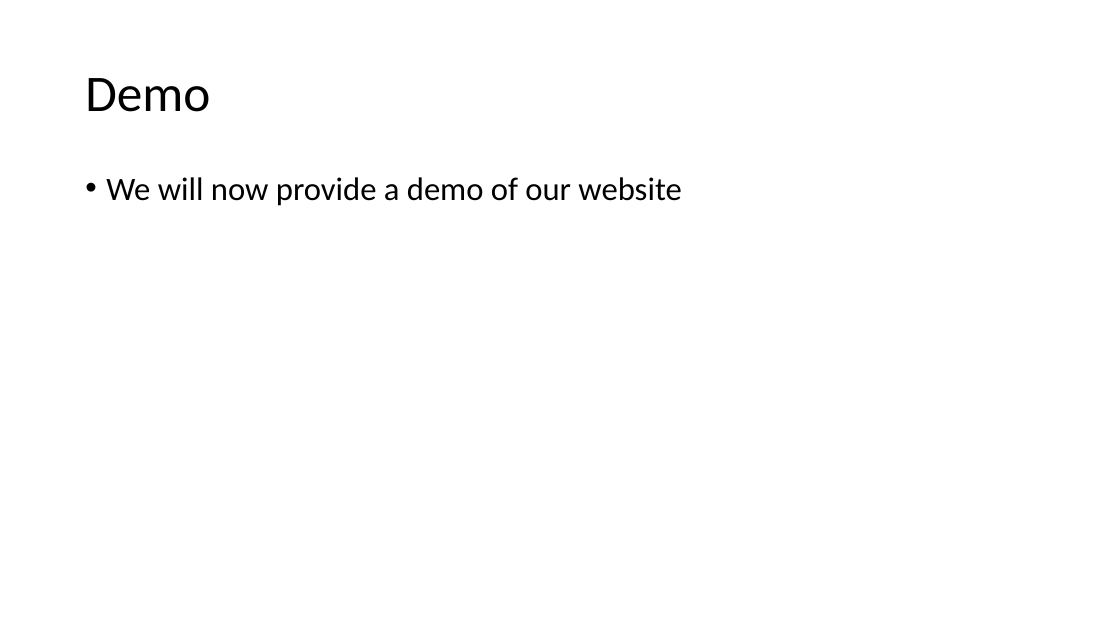
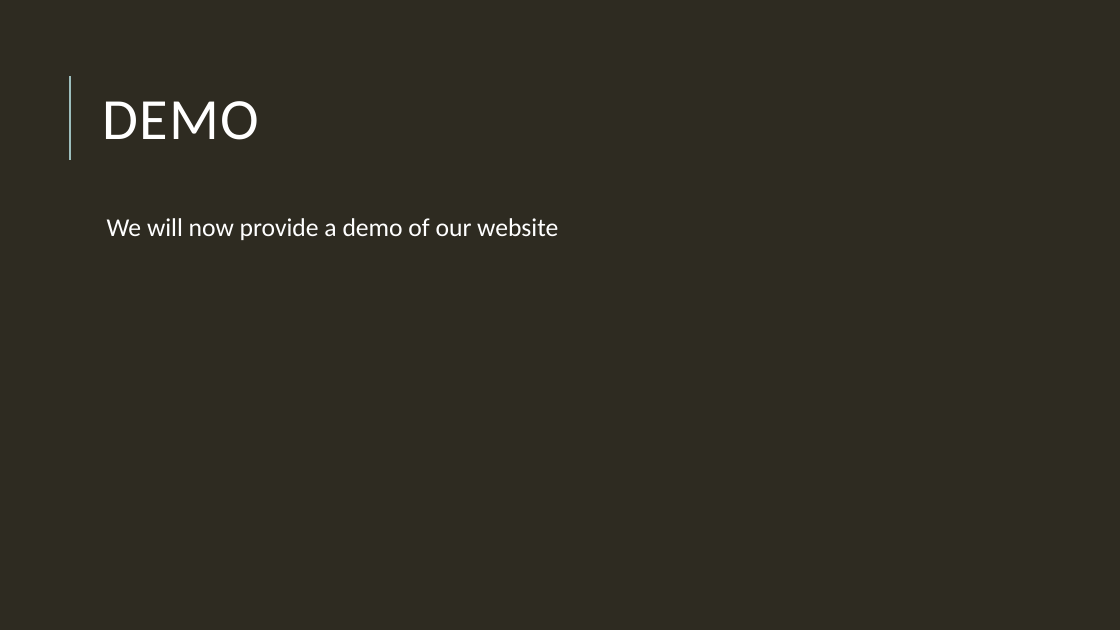
Before and after one commit to HamzaB93/UWL_Level5_Team_Project, a slide deck: slide 9 of Group_Docs/Team_Presentation_Group2.pptx (slide 10 before the commit). Drawn at 1120x630 pixels with LibreOffice and Linux fonts; fonts in the diff are those of the drawing. Boxes give left, top, right and bottom in pixels: in the first picture for what was removed or moved away, otherwise in the second. Text is boxed around its words. In the diff, an @@ line names an element or a change of style, - is before the commit and + after.

```diff
--- a/Group_Docs/Team_Presentation_Group2.pptx
+++ b/Group_Docs/Team_Presentation_Group2.pptx
@@ background #FFFFFF to #2E2B21 @@
@@ line added from (70, 160) to (70, 76), #9CBEBD 1.5 pt @@
@@ title at (102,101,258,140): text changed; size 44 to 50 pt; text colour #000000 to #FFFFFF @@
-Demo
+DEMO
@@ text "We will now provide a ...": place and size @@
-text "We will now provide a ..." at (106,177,681,206)
+text "We will now provide a ..." at (107,218,558,240)
@@ text "We will now provide a ..." at (107,218,558,240): size 28 to 22 pt, text colour #000000 to #FFFFFF; bullet • to  ; more space between paragraphs @@
```
Also in this commit, not shown: 11 other slides changed, 1 slide removed.
